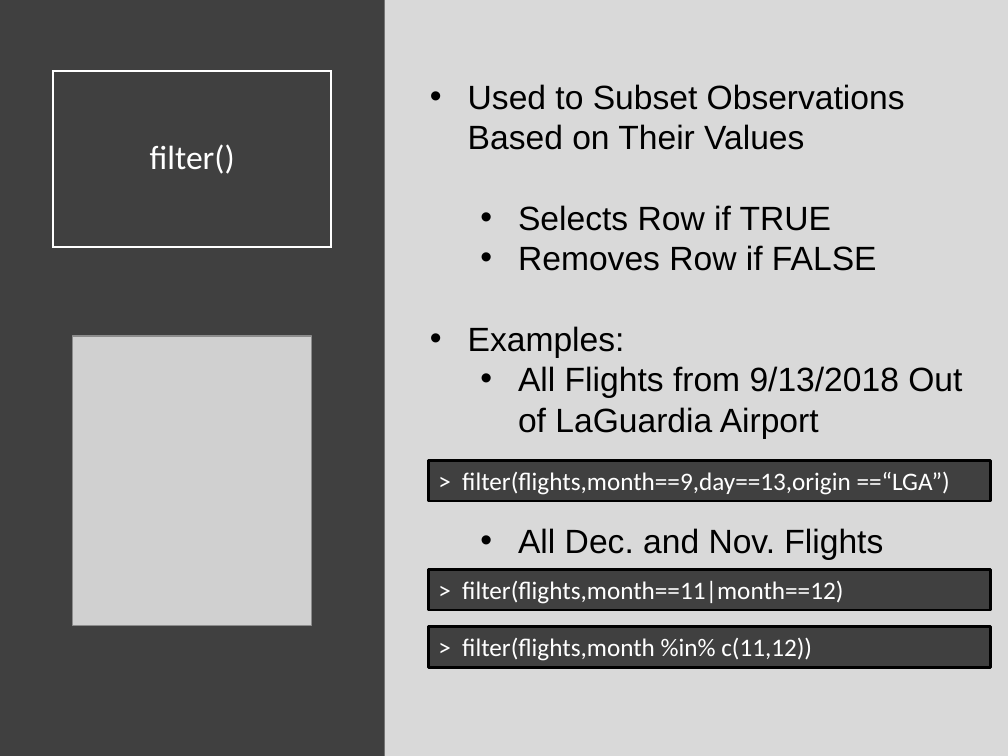
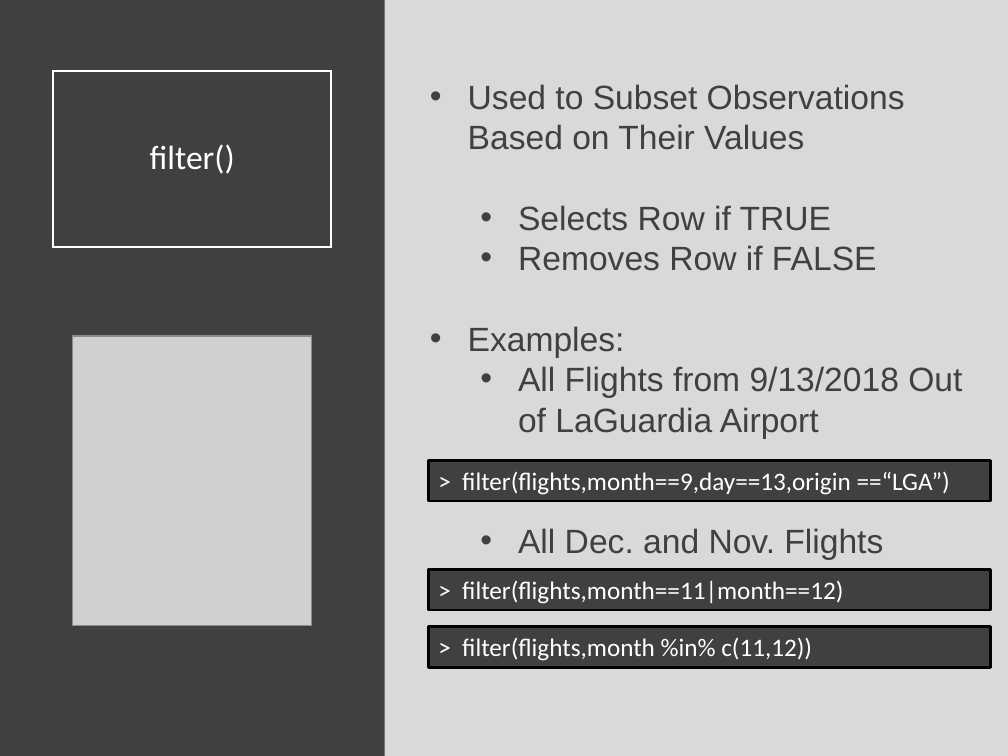
Before and after one commit to Yixf-Self/STOR320_WEBSITE, a slide deck: slide 12 of Lectures/Lecture 4/Lecture 4.pptx. Drawn at 1008x756 pixels with LibreOffice and Linux fonts; fonts in the diff are those of the drawing; grey boxes stand for pictures. Boxes give left, top, right and bottom in pixels: in the first picture for what was removed or moved away, otherwise in the second. Text is boxed around its words. In the diff, an @@ line names an element or a change of style, - is before the commit and + after.

```diff
--- a/Lectures/Lecture 4/Lecture 4.pptx
+++ b/Lectures/Lecture 4/Lecture 4.pptx
@@ text "Used to Subset Observations Based ..." at box(468, 84, 962, 560): text colour #000000 to #404040 @@
```
Also in this commit, not shown: 1 other slide changed, 12 slides added, 3 other files.
